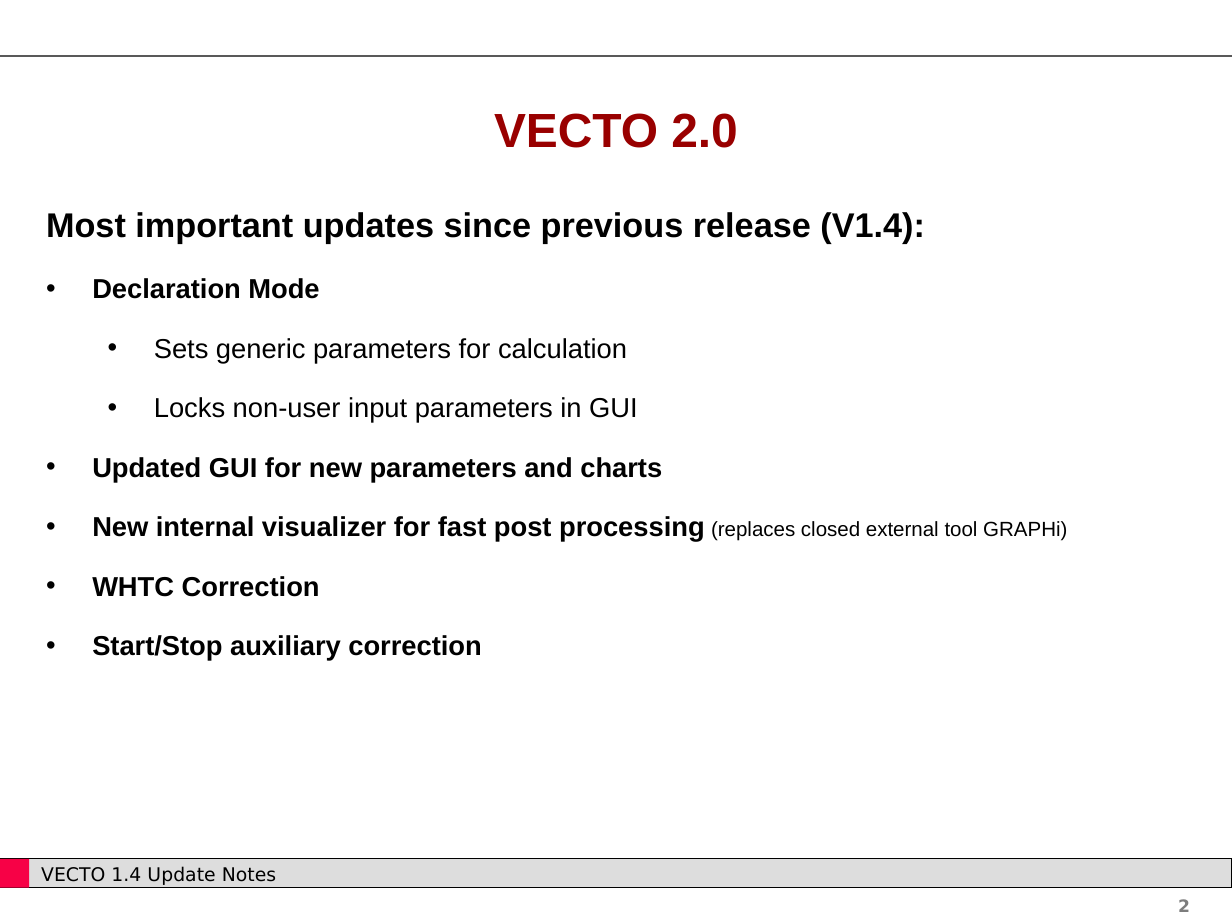
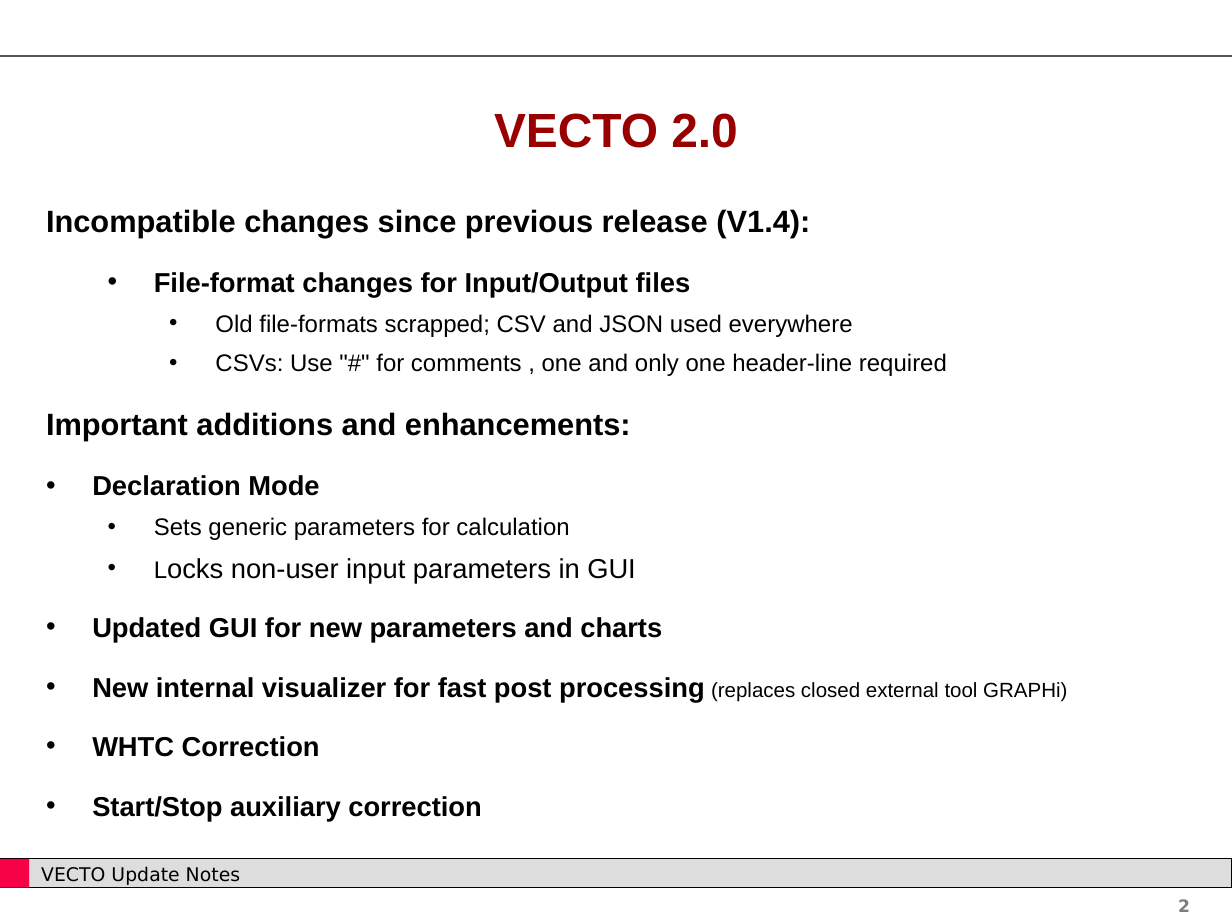
Before and after one commit to CLIMA-VECTO/vecto-sim, a slide deck: slide 2 of User Manual Source/Update Notes.pptx. Drawn at 1232x924 pixels with LibreOffice and Linux fonts; fonts in the diff are those of the drawing; background and template pictures are left out. Boxes give left, top, right and bottom in pixels: in the first picture for what was removed or moved away, otherwise in the second. Text is boxed around its words. In the diff, an @@ line names an element or a change of style, - is before the commit and + after.

```diff
--- a/User Manual Source/Update Notes.pptx
+++ b/User Manual Source/Update Notes.pptx
@@ text at [46, 209, 947, 441]: text changed; size 20 to 14 pt @@
-Most important updates since previous release (V1.4):
+Incompatible changes since previous release (V1.4):
+  • File-format changes for Input/Output files
+    • Old file-formats scrapped; CSV and JSON used everywhere
+    • CSVs: Use "#" for comments , one and only one header-line required
+Important additions and enhancements:
@@ text at [154, 517, 636, 583]: size 16 to 14 pt in "Sets generic parameters for calculation", "Locks"; line spacing 1.5 to 1 @@
@@ text at [41, 866, 240, 885]: text changed @@
-VECTO 1.4 Update Notes
+VECTO Update Notes
```
Also in this commit, not shown: 55 other slides changed, 2 slides added, 2 other files.
